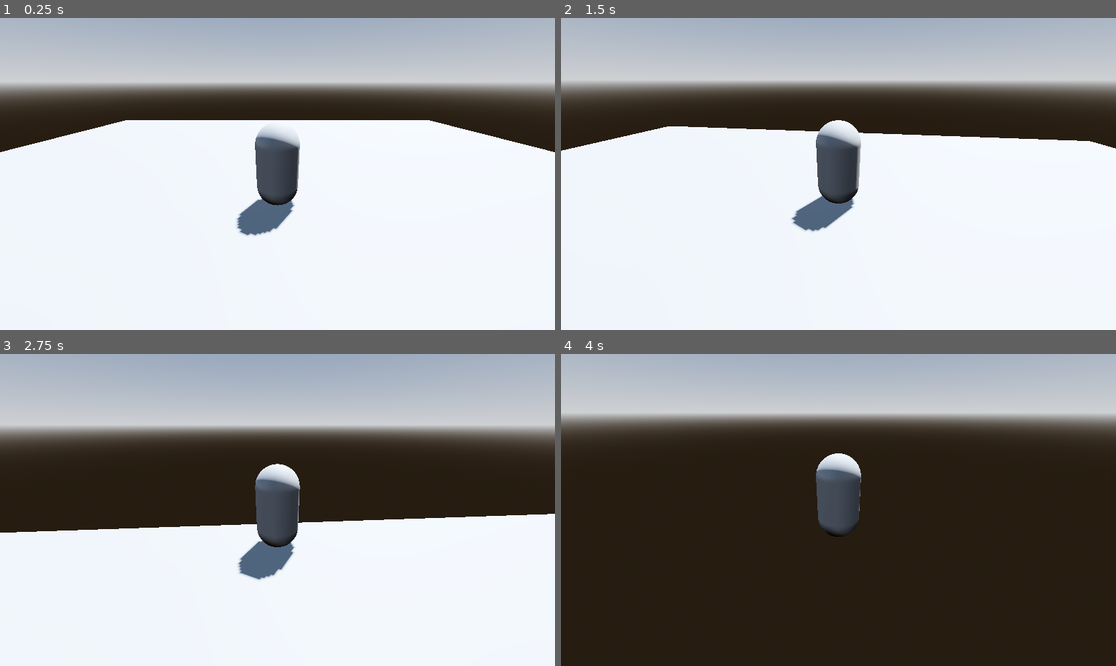
Above: before the commit, frames 1-4 (two rows, left to right).
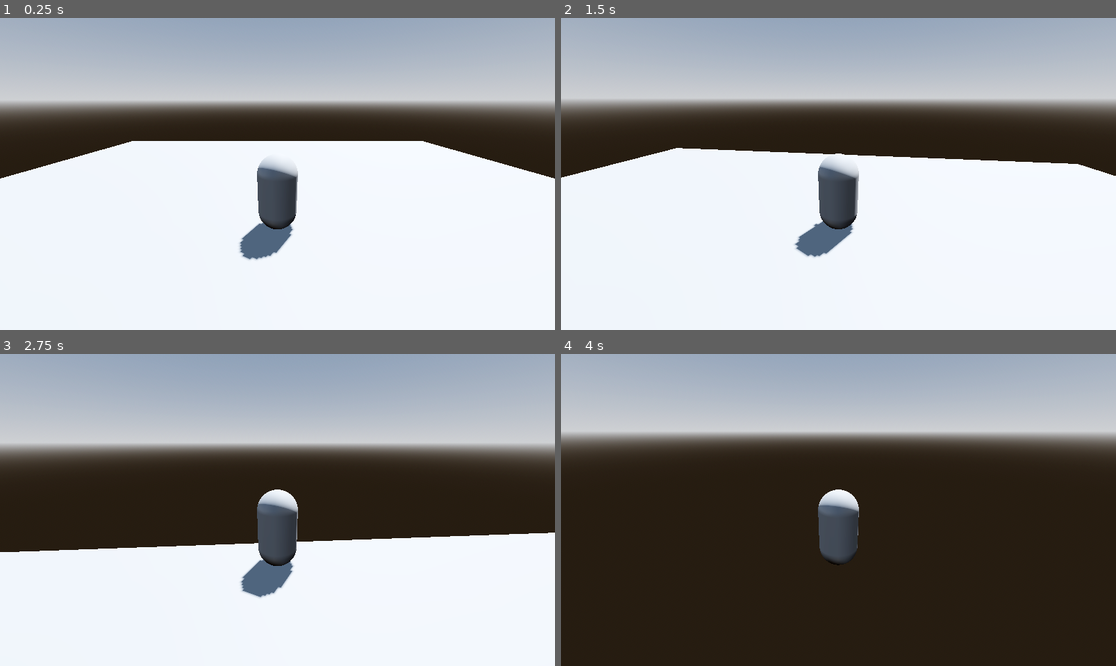
Above: after the commit, the same moments.

Repository: akulkarni3472/GodotPS1HorrorGame
Game: Godot game, scene res://Levels/level1/level1-1.tscn
Same seed, same stepped clock (60 frames per second), same inputs: the game is played once before the commit and once after it.
Inputs (mouse positions are in pixels of both pictures, inside the frame that each line leads up to):
- Up to frame 1 (0.25 s): no input
- Up to frame 2 (1.5 s): tap Enter (ui_accept) at 0.5, 0.6, 0.77, 1.07, 1.35 s; move the mouse to (866, 174) at 0.52 s; hold Up (ui_up) from 0.53 s (still down); move the mouse to (810, 174) at 1.27 s
- Up to frame 3 (2.75 s): keep holding Up (ui_up); tap Enter (ui_accept) at 1.52, 1.82, 2.1 s; move the mouse to (288, 503) at 2.02 s
- Up to frame 4 (4 s): keep holding Up (ui_up); move the mouse to (832, 516) at 2.77 s; tap Enter (ui_accept) at 2.85, 3.02, 3.32, 3.6, 3.77 s; move the mouse to (877, 513) at 3.52 s

The runs differ from the first frame. In frame 1, 20% of the frame differs, in the area x 0-100%, y 21-78%; in frame 2, 20%, in the area x 0-100%, y 20-77%; in frame 3, 18%; in frame 4, 13%.

Commit message:
Added follow camera

Diff:
--- /dev/null
+++ b/Player/player.gd
@@ -0,0 +1,33 @@
+extends CharacterBody3D
+
+
+const SPEED = 5.0
+const JUMP_VELOCITY = 4.5
+
+# Get the gravity from the project settings to be synced with RigidBody nodes.
+var gravity = ProjectSettings.get_setting("physics/3d/default_gravity")
+
+func _ready():
+	Input.set_mouse_mode(Input.MOUSE_MODE_CAPTURED)
+
+func _physics_process(delta):
+	# Add the gravity.
+	if not is_on_floor():
+		velocity.y -= gravity * delta
+
+	# Handle Jump.
+	if Input.is_action_just_pressed("ui_accept") and is_on_floor():
+		velocity.y = JUMP_VELOCITY
+
+	# Get the input direction and handle the movement/deceleration.
+	# As good practice, you should replace UI actions with custom gameplay actions.
+	var input_dir = Input.get_vector("ui_left", "ui_right", "ui_up", "ui_down")
+	var direction = (transform.basis * Vector3(input_dir.x, 0, input_dir.y)).normalized()
+	if direction:
+		velocity.x = direction.x * SPEED
+		velocity.z = direction.z * SPEED
+	else:
+		velocity.x = move_toward(velocity.x, 0, SPEED)
+		velocity.z = move_toward(velocity.z, 0, SPEED)
+
+	move_and_slide()
--- a/Player/player.tscn
+++ b/Player/player.tscn
@@ -10,7 +10,8 @@
 @export var mouse_sense = 0.15
 
 @onready var pivot = $Pivot
-@onready var camera_3d = $Camera3D
+@onready var body = $Pivot/Body
+@onready var spring_arm = $SpringArm3D
 
 # Get the gravity from the project settings to be synced with RigidBody nodes.
 var gravity = ProjectSettings.get_setting(\"physics/3d/default_gravity\")
@@ -40,19 +41,24 @@
 
 	if direction != Vector3.ZERO:
 		direction = direction.normalized()
-		pivot.rotation.y = lerp_angle(pivot.rotation.y, atan2(-velocity.x, -velocity.z), delta * lerp_val)
+		body.rotation.y = lerp_angle(body.rotation.y, atan2(-velocity.x, -velocity.z), delta * lerp_val)
 
 	move_and_slide()
 
 func _input(event):
 	if event is InputEventMouseMotion:
 		rotate_y(deg_to_rad(-event.relative.x * mouse_sense))
-		camera_3d.rotate_x(deg_to_rad(-event.relative.y * mouse_sense))
+		spring_arm.rotate_x(deg_to_rad(-event.relative.y * mouse_sense))
+		spring_arm.rotation.x = clamp(spring_arm.rotation.x, -90, 50)
 "
 
 [sub_resource type="CapsuleMesh" id="CapsuleMesh_i8irb"]
 
+[sub_resource type="CapsuleMesh" id="CapsuleMesh_7fjlg"]
+
 [sub_resource type="CapsuleShape3D" id="CapsuleShape3D_xpt0j"]
+
+[sub_resource type="SphereShape3D" id="SphereShape3D_xi3ri"]
 
 [node name="Player" type="CharacterBody3D"]
 transform = Transform3D(1, 0, 0, 0, 1, 0, 0, 0, 1, 0, 1, 0)
@@ -60,12 +66,21 @@
 
 [node name="Pivot" type="Node3D" parent="."]
 
-[node name="MeshInstance3D" type="MeshInstance3D" parent="Pivot"]
+[node name="Body" type="MeshInstance3D" parent="Pivot"]
 mesh = SubResource("CapsuleMesh_i8irb")
 skeleton = NodePath("../..")
+
+[node name="Nose" type="MeshInstance3D" parent="Pivot/Body"]
+transform = Transform3D(0.308819, 0, 0, 0, 0.154409, -0.267445, 0, 0.267445, 0.154409, 0, 0.415832, -0.399595)
+mesh = SubResource("CapsuleMesh_7fjlg")
 
 [node name="CollisionShape3D" type="CollisionShape3D" parent="."]
 shape = SubResource("CapsuleShape3D_xpt0j")
 
-[node name="Camera3D" type="Camera3D" parent="."]
-transform = Transform3D(1, 0, 0, 0, 0.910749, 0.412961, 0, -0.412961, 0.910749, 0, 1.78719, 4.41682)
+[node name="SpringArm3D" type="SpringArm3D" parent="."]
+transform = Transform3D(1, 0, 0, 0, 0.939693, 0.34202, 0, -0.34202, 0.939693, 0, 0.5, 0)
+shape = SubResource("SphereShape3D_xi3ri")
+spring_length = 5.0
+margin = 0.2
+
+[node name="Camera3D" type="Camera3D" parent="SpringArm3D"]
Not shown: 1 places in Player/player.tscn that only renumber resources
